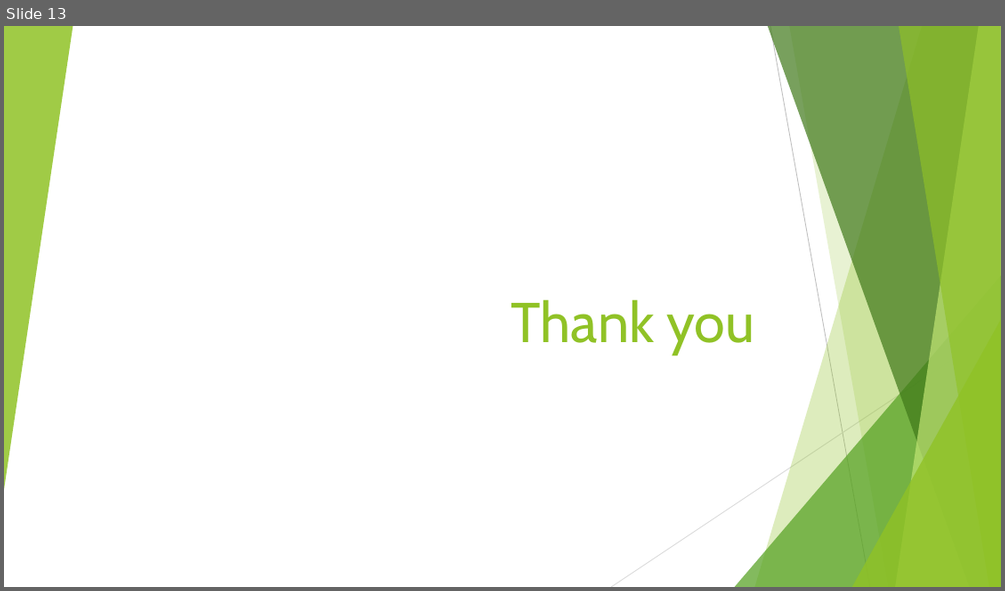
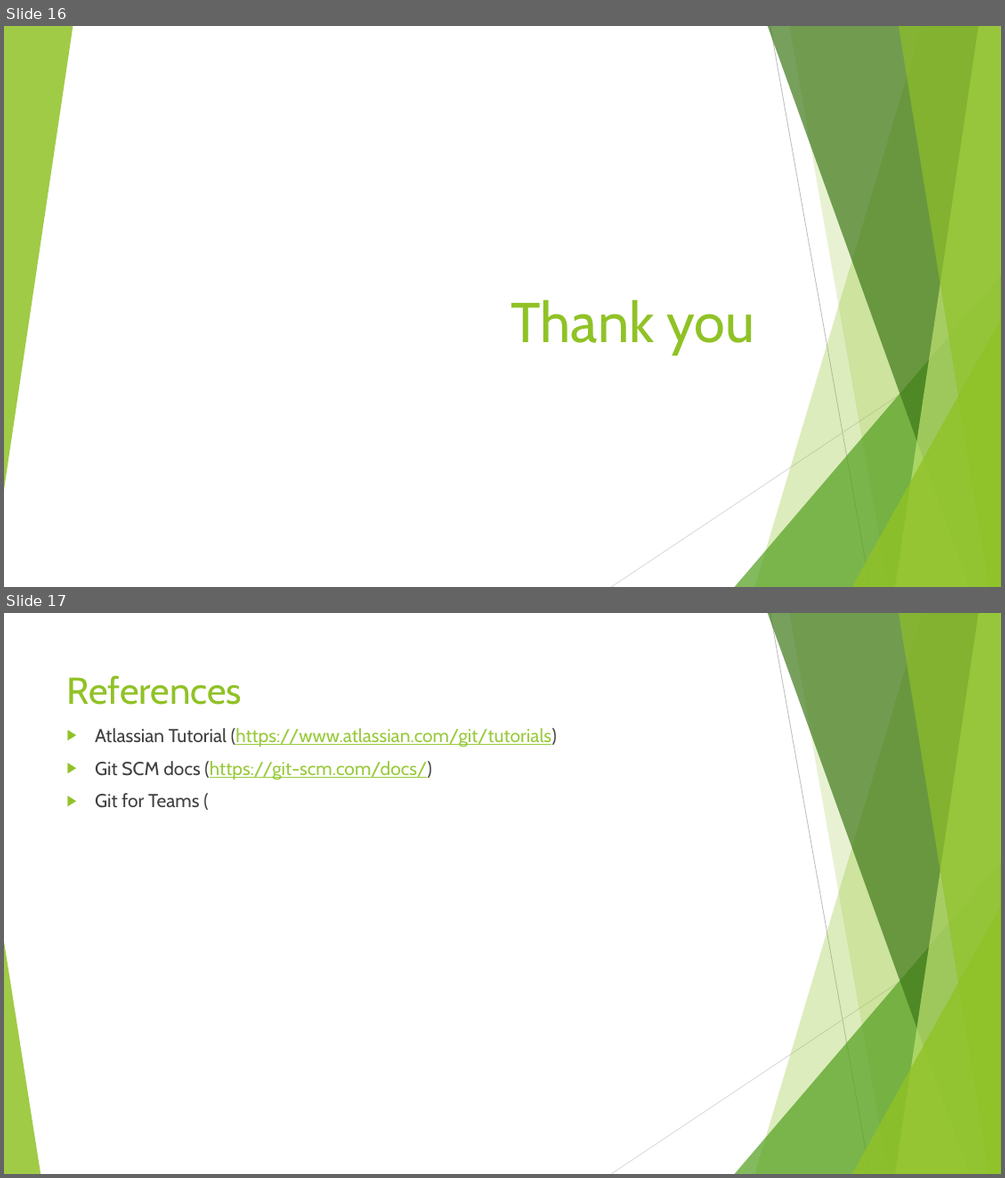
Before and after one commit to sethkaz/git-presentation, a slide deck: Git and LV.pptx. Shown one above the other, each under a label of ours: slide 13 before the commit, slides 16 and 17 after it. The pictures are 1005x591 and 1005x1178 pixels, drawn with LibreOffice and Linux fonts; fonts in the diff are those of the drawing. Boxes give left, top, right and bottom in pixels: in the first picture for what was removed or moved away, otherwise in the second. Text is boxed around its words. In the diff, an @@ line names an element or a change of style, - is before the commit and + after.

```diff
--- a/Git and LV.pptx
+++ b/Git and LV.pptx
@@ slide 17 added at [4,613,1001,1174], background #FFFFFF; not listed: 9 template elements that a slide beside it also shows @@
@@ title added at [67,675,243,705], 36 pt, text #90C226 @@
+References
@@ text added at [95,728,557,808], 18 pt, text #99CA3C, underline @@
+▶ Atlassian Tutorial (https://www.atlassian.com/git/tutorials)
+▶ Git SCM docs (https://git-scm.com/docs/)
+▶ Git for Teams (
@@ triangle added at [4,941,40,1174], fill #90C226 at 85% opacity @@
@@ what was slide 13 is now slide 16 @@
```
Also in this commit, not shown: 4 slides changed, 3 other slides added.
